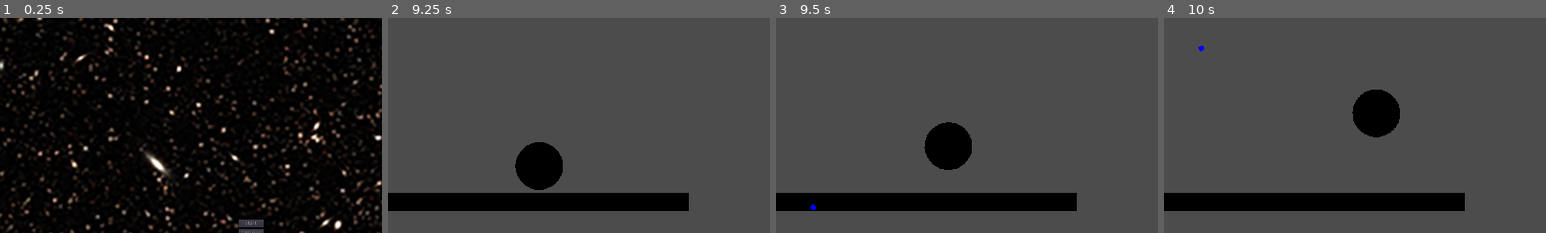
Above: before the commit, frames 1-4 (left to right).
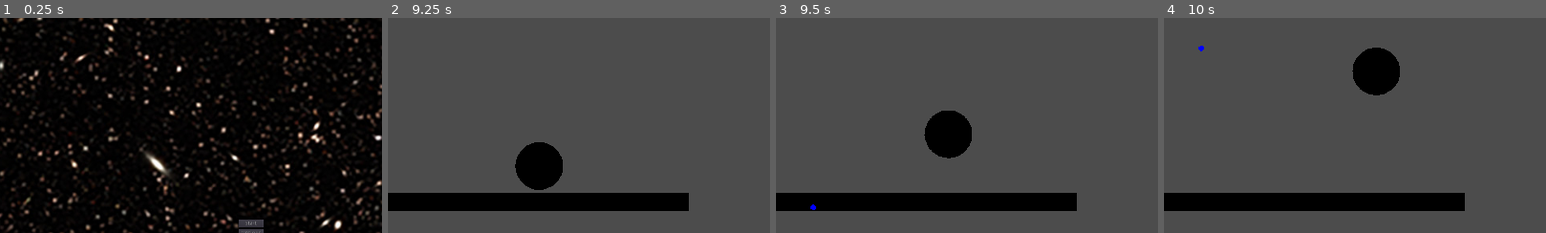
Above: after the commit, the same moments.

Repository: MaeIsBad/pang
Game: Godot game, scene res://UI/MainMenu/MainMenu.tscn
Same seed, same stepped clock (60 frames per second), same inputs: the game is played once before the commit and once after it. The engine's default icon, where the game draws it, is replaced by a stand-in: a white triangle on a blue panel in a dark square. Sound files missing from this copy of the repository are replaced by a short silence.
Inputs:
- Up to frame 1 (0.25 s): no input
- Up to frame 2 (9.25 s): click "Start" at 0.5 s; click "Start" at 1.25 s; tap Enter (ui_accept) at 2, 2.27, 3.77, 7.52, 8.27, 9.02 s; hold Right (ui_right) 2.03-2.75 s; click "next" at 2.75 s; hold Down (ui_down) 3.53-4.25 s; click "prev" at 4.25 s; click "next" at 5 s; click "Back" at 5.75 s; hold Right (ui_right) 6.53-7.28 s; hold Up (ui_up) 7.28-8.03 s; hold Left (ui_left) from 8.03 s (still down)
- Up to frame 3 (9.5 s): keep holding Left (ui_left)
- Up to frame 4 (10 s): release Left (ui_left) at 9.53 s; hold Down (ui_down) from 9.53 s (still down)
The pictures show only the part of the screen within x 17-67%, y 0-50%; the shares and areas given below are measured in that part.

Frames 1-2 are identical in both runs. In frame 3, 1.4% of the frame differs, in the area x 38-52%, y 43-71%; in frame 4, 4.1%, in the area x 49-62%, y 13-56%.

Commit message:
Implement the ball movement code according to the spec

Diff:
--- a/Ball/Ball.gd
+++ b/Ball/Ball.gd
@@ -6,10 +6,12 @@
 export(int) var size = 4
 # The size of the smallest instance of the ball
 export(int) var base_size = 10
-# The amount of energy lost on every bonuce
-export(float) var bounce_damp = 25.0
+# The amount of bonuce height to remove per size
+export(float) var bounce_damp = 200.0
 # The minimal height the ball should bounce to
-export(float) var smallest_bounce_height = 300.0
+export(float) var smallest_bounce_height = 100.0
+# Minimal x velocity
+export(float) var min_horizontal_velocity = 200.0
 
 var ball_scn = load("res://Ball/Ball.tscn")
 
@@ -63,7 +65,9 @@
 		var colider_normal = state.get_contact_local_normal(i)
 		#Check if the collison occured under the ball
 		if colider_normal.y == -1:
-			var vel = state.linear_velocity
-			vel.y += bounce_damp
-			vel.y = min(vel.y, smallest_bounce_height*-1.0)
-			state.linear_velocity = vel
+			var y_vel = smallest_bounce_height + size * bounce_damp
+			state.linear_velocity.y = -y_vel
+
+	if abs(state.linear_velocity.x) < min_horizontal_velocity:
+		var direction = 1 if state.linear_velocity.x > 0 else -1
+		state.linear_velocity.x = min_horizontal_velocity*direction
--- a/Ball/Ball.tscn
+++ b/Ball/Ball.tscn
@@ -19,6 +19,9 @@
 linear_damp = 0.0
 angular_damp = 0.0
 script = ExtResource( 1 )
+bounce_damp = 25.0
+smallest_bounce_height = 300.0
+min_horizontal_velocity = 200.0
 
 [node name="CollisionShape2D" type="CollisionShape2D" parent="."]
 shape = SubResource( 4 )
